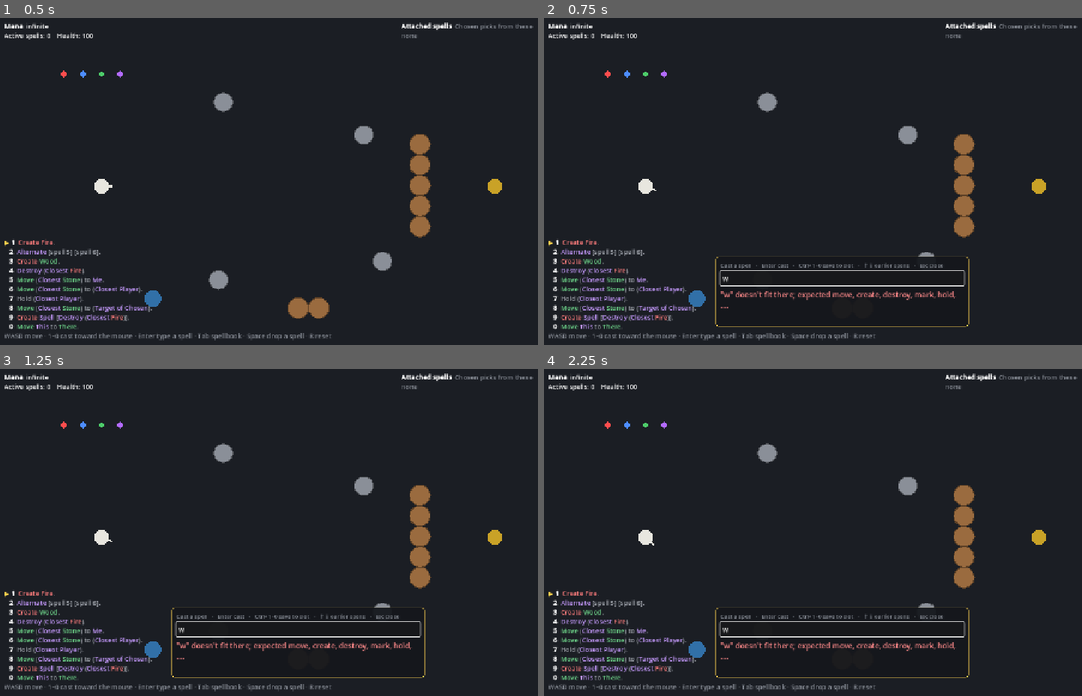
Above: before the commit, frames 1-4 (two rows, left to right).
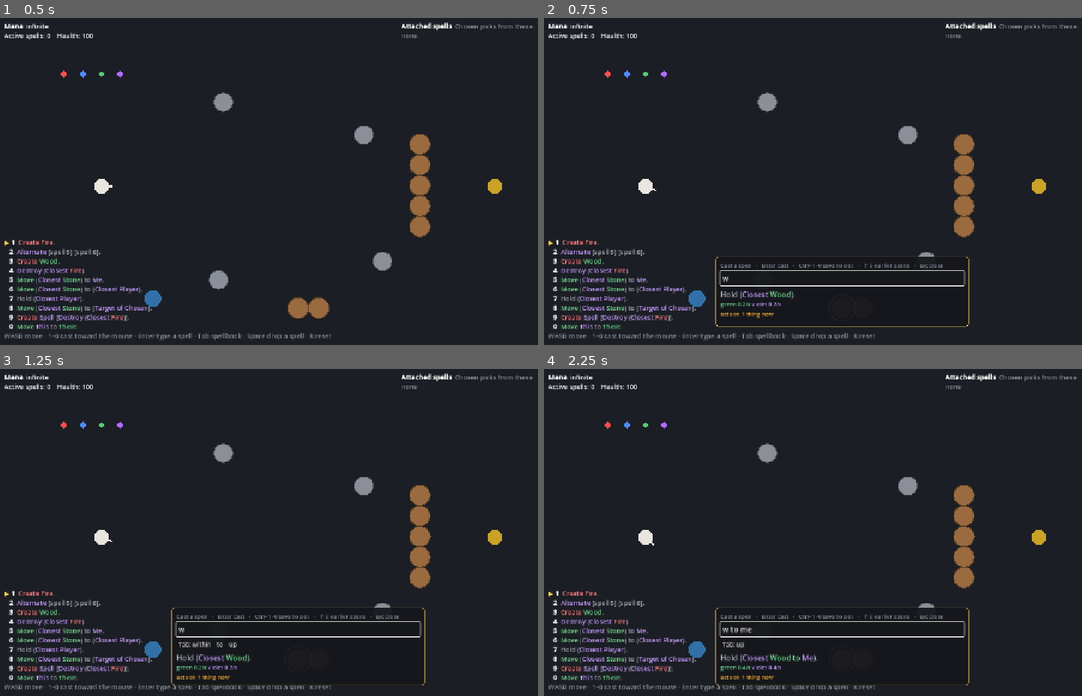
Above: after the commit, the same moments.

Repository: oscarjocque/spellcraft-prototype
Game: Godot game, scene res://scenes/main.tscn
The game is run twice, just before and just after one commit, with the same random seed, the same clock (stepped at 60 frames per second) and the same inputs.
Inputs (mouse positions are in pixels of both pictures, inside the frame that each line leads up to):
- Up to frame 1 (0.5 s): no input
- Up to frame 2 (0.75 s): tap Enter at 0.5 s; move the mouse to (813, 253) at 0.52 s; hold W (move_up) from 0.53 s (still down); tap Tab at 0.6 s; click (813, 253) at 0.67 s
- Up to frame 3 (1.25 s): keep holding W (move_up); tap Space at 0.77 s
- Up to frame 4 (2.25 s): release W (move_up) at 1.25 s; click (764, 643) at 1.25 s, where only the run after the commit has a clickable "to"; click (769, 643) at 2 s, where only the run after the commit has a clickable "me"

Frame 1 is identical in both runs. In frame 2, 0.7% of the frame differs, in the area x 32-77%, y 83-92%; in frame 3, 1.0%; in frame 4, 1.1%, in the area x 31-80%, y 78-97%.

Commit message:
Typing: a bare thing means the closest one; Move's "to" is optional
"move stone me" now reads as Move (Closest Stone) to Me, and "destroy
fire" as Destroy (Closest Fire). Canonical text is unchanged.

Co-Authored-By: Claude Opus 5.5 <noreply@anthropic.com>
Claude-Session: https://claude.ai/code/session_013jfXwMwWtv4oDjb8vuFPPJ

Diff:
--- a/scripts/spells/spell_parser.gd
+++ b/scripts/spells/spell_parser.gd
@@ -10,8 +10,9 @@
 ## Any word can be cut to a prefix that fits where it stands ("mo" is Move
 ## at the start, Mine after Closest); when a prefix fits several words, the
 ## most common reading wins, and the canonical text shows which was meant.
-## Parentheses, brackets, commas, "of", "to" in "up to" and "m" in "3 m"
-## are optional, plurals are fine, and a noun on its own is a Hold.
+## Parentheses, brackets, commas, "of", "to" in "up to" and in Move, and
+## "m" in "3 m" are optional, plurals are fine, a thing on its own is the
+## closest one ("move stone to me"), and a noun on its own is a Hold.
 
 const VERB_WORDS := ["move", "create", "destroy", "mark", "hold", "alternate"]
 ## Noun words, most useful first: the order suggestions and ambiguous
@@ -113,6 +114,11 @@
 ## option it is a prefix of.
 func _word(i: int, options: Array) -> Array[String]:
 	_note(i, options)
+	return _match(i, options)
+
+
+## As _word, without noting the options as expected there.
+func _match(i: int, options: Array) -> Array[String]:
 	var out: Array[String] = []
 	if i >= _tokens.size():
 		return out
@@ -156,9 +162,11 @@
 					out.append_array(_adverbs({"verb": verb, "what": n[0]}, n[1]))
 			"move":
 				for n in _noun(i + 1):
-					for to in _word(n[1], ["to"]):
-						for d in _noun(n[1] + 1):
-							out.append_array(_adverbs({"verb": "move", "what": n[0], "to": d[0]}, d[1]))
+					var k: int = n[1] + 1 if _is(n[1], "to") else n[1]
+					if k == n[1]:
+						_note(k, ["to"])
+					for d in _noun(k):
+						out.append_array(_adverbs({"verb": "move", "what": n[0], "to": d[0]}, d[1]))
 			"hold":
 				for n in _noun(i + 1):
 					out.append_array(_adverbs({"verb": "select", "what": n[0]}, n[1]))
@@ -241,6 +249,8 @@
 			if _is(n[1], ")"):
 				out.append([n[0], n[1] + 1])
 		return out
+	# A thing on its own (with any adjectives) is the closest one.
+	out.append_array(_picked("closest", [], i, false))
 	for w in _word(i, NOUN_WORDS):
 		if w in SpellGrammar.REFS:
 			out.append([{"ref": w}, i + 1])
@@ -256,11 +266,15 @@
 
 
 ## After a picker: adjectives, then the qualifier, then its options.
-func _picked(picker: String, adj: Array, i: int) -> Array:
-	var out := []
-	for w in _word(i, SpellGrammar.ADJECTIVES + QUALIFIER_WORDS):
+## `suggest_words` false: don't offer these words as suggestions (for the
+## implicit Closest, whose words are offered after Closest itself).
+func _picked(picker: String, adj: Array, i: int, suggest_words := true) -> Array:
+	var out := []
+	var words: Array = SpellGrammar.ADJECTIVES + QUALIFIER_WORDS
+	var found := _word(i, words) if suggest_words else _match(i, words)
+	for w in found:
 		if w in SpellGrammar.ADJECTIVES and not w in adj and not w in QUALIFIER_WORDS:
-			out.append_array(_picked(picker, adj + [w], i + 1))
+			out.append_array(_picked(picker, adj + [w], i + 1, suggest_words))
 		elif w in QUALIFIER_WORDS:
 			var noun := {picker: w}
 			if not adj.is_empty():
--- a/tests/test_spells.gd
+++ b/tests/test_spells.gd
@@ -1051,6 +1051,12 @@
 		"move closest stone to target of chosen": "Move (Closest Stone) to (Target of Chosen).",
 		"mark all moving mine things": "Mark (All Moving Mine Thing).",
 		"MOVE This to THERE.": "Move This to There.",
+		"move stone to me": "Move (Closest Stone) to Me.",
+		"move stone me": "Move (Closest Stone) to Me.",
+		"destroy fire": "Destroy (Closest Fire).",
+		"mark moving stones": "Mark (Closest Moving Stone).",
+		"move stone to player": "Move (Closest Stone) to (Closest Player).",
+		"move all stones within 2 of me to there": "Move (All Stone within 2 m of Me) to There.",
 	}
 	for typed in cases:
 		var r := SpellParser.parse(typed)
@@ -1065,7 +1071,7 @@
 func test_suggest() -> void:
 	check(SpellParser.suggest("").slice(0, 3) == ["move", "create", "destroy"], "An empty line suggests verbs first")
 	check(SpellParser.suggest("move closest st") == ["stone"], "A partial word suggests what it could be")
-	check(SpellParser.suggest("move closest stone ") == ["within", "to"], "After a picker: its options, then Move's to")
+	check(SpellParser.suggest("move closest stone ").slice(0, 2) == ["within", "to"], "After a picker: its options, then Move's to")
 	check(SpellParser.suggest("destroy closest fire ").has("up"), "A finished spell suggests adverbs")
 	check(SpellParser.suggest("create ") == ["fire", "water", "wood", "stone", "spell"], "Create suggests what to create")
 	check(SpellParser.suggest("move banana ").is_empty(), "Nothing fits after a mistake")
Not shown, changed: README.md
